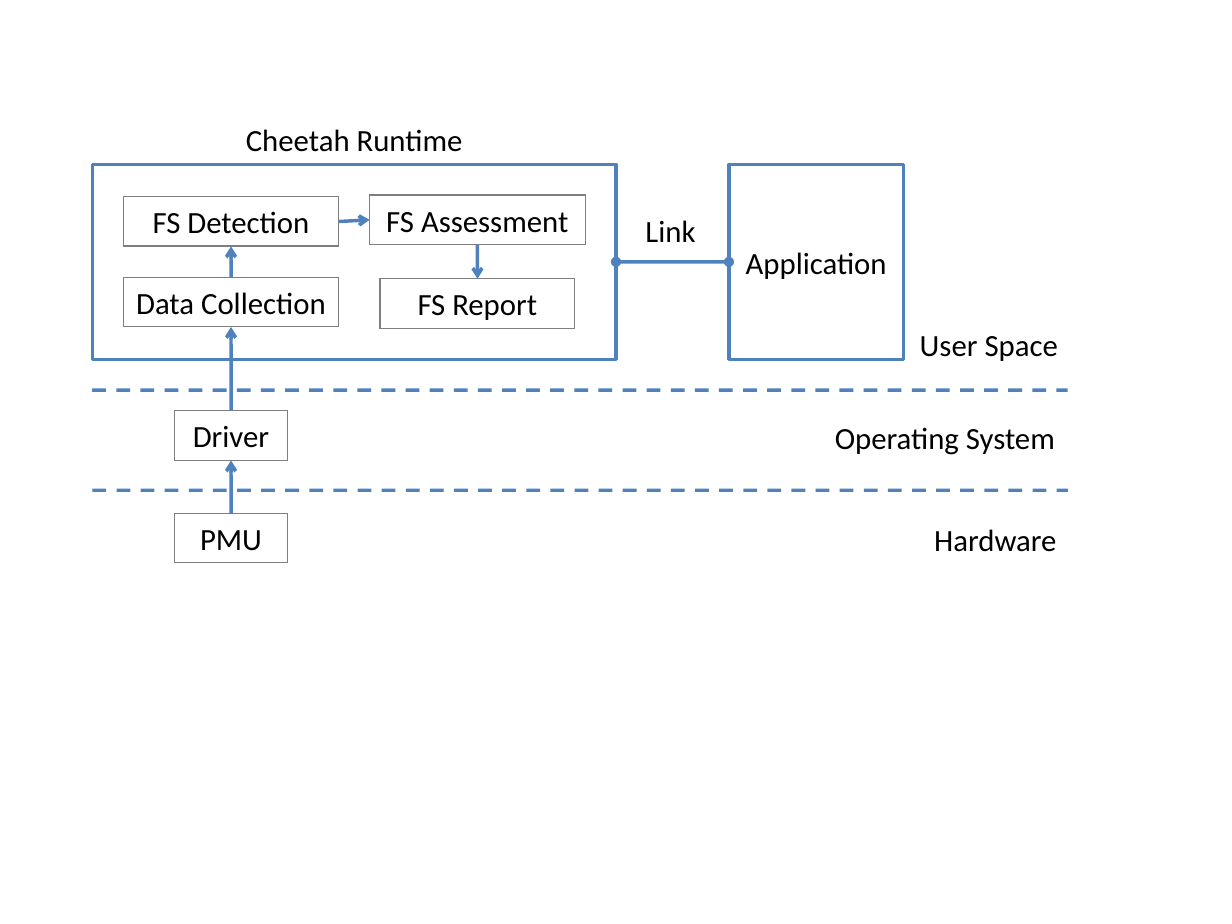
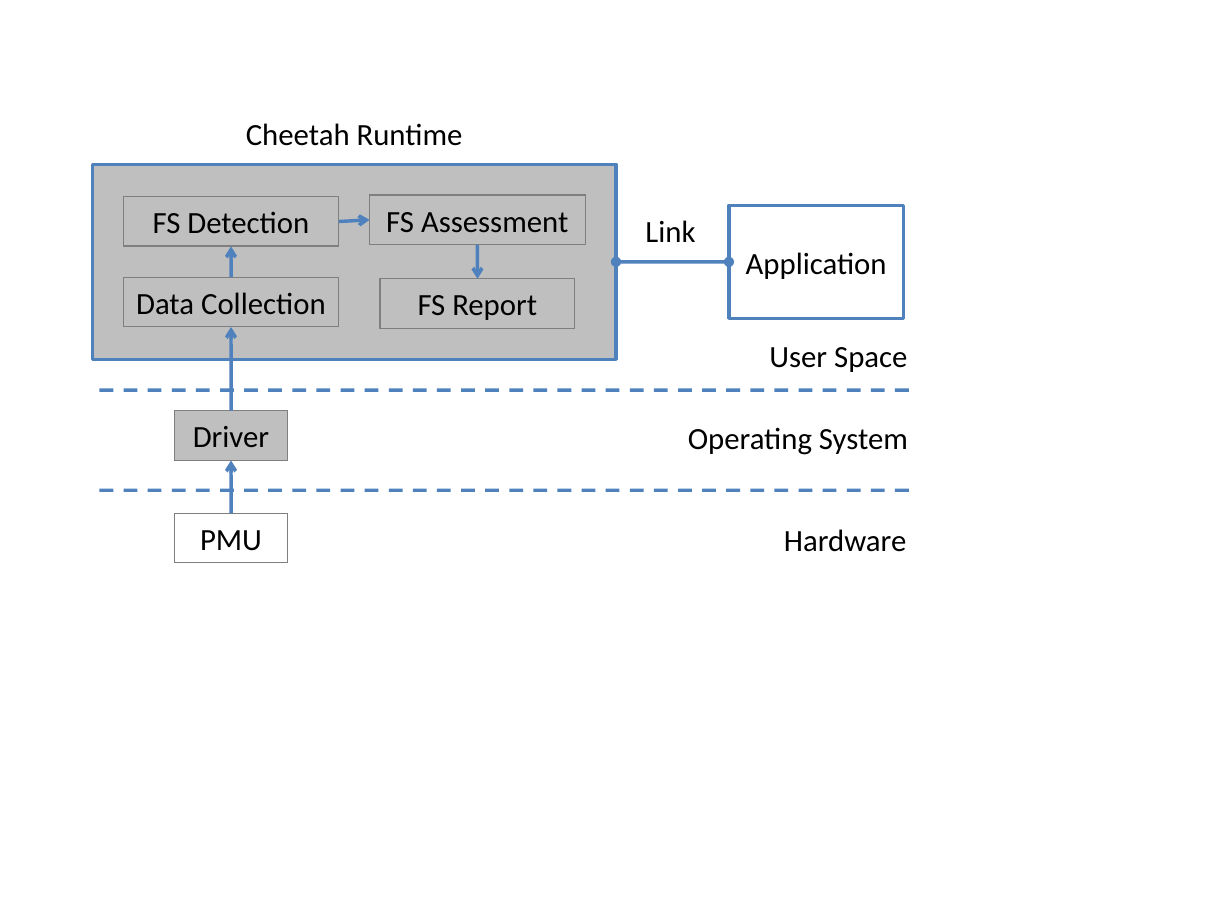
Before and after one commit to UTSASRG/Cheetah, a slide deck: slide 4 of figure/Figure2.ppt. Drawn at 1232x924 pixels with LibreOffice and Linux fonts; fonts in the diff are those of the drawing. Boxes give left, top, right and bottom in pixels: in the first picture for what was removed or moved away, otherwise in the second. Text is boxed around its words. In the diff, an @@ line names an element or a change of style, - is before the commit and + after.

```diff
--- a/figure/Figure2.ppt
+++ b/figure/Figure2.ppt
@@ text "Cheetah Runtime": place and size @@
-text "Cheetah Runtime" at [246, 129, 463, 152]
+text "Cheetah Runtime" at [246, 123, 463, 146]
@@ rectangle at [92, 164, 616, 359]: fill #FFFFFF to #BFBFBF @@
@@ rectangle: place and size @@
-rectangle at [729, 164, 904, 359]
+rectangle at [729, 206, 904, 319]
@@ text "User Space": place and size @@
-text "User Space" at [920, 336, 1058, 361]
+text "User Space" at [769, 347, 907, 372]
@@ line moved from (92, 391) - (1068, 391) to (100, 391) - (913, 391) @@
@@ rectangle "Driver" at [175, 410, 288, 460]: fill none to #BFBFBF @@
@@ text "Operating System": place and size @@
-text "Operating System" at [835, 427, 1055, 455]
+text "Operating System" at [688, 427, 908, 455]
@@ line moved from (92, 490) - (1068, 490) to (100, 490) - (913, 490) @@
@@ text "Hardware": place and size @@
-text "Hardware" at [934, 529, 1056, 552]
+text "Hardware" at [784, 529, 906, 552]
```
Also in this commit, not shown: 1 other file.
